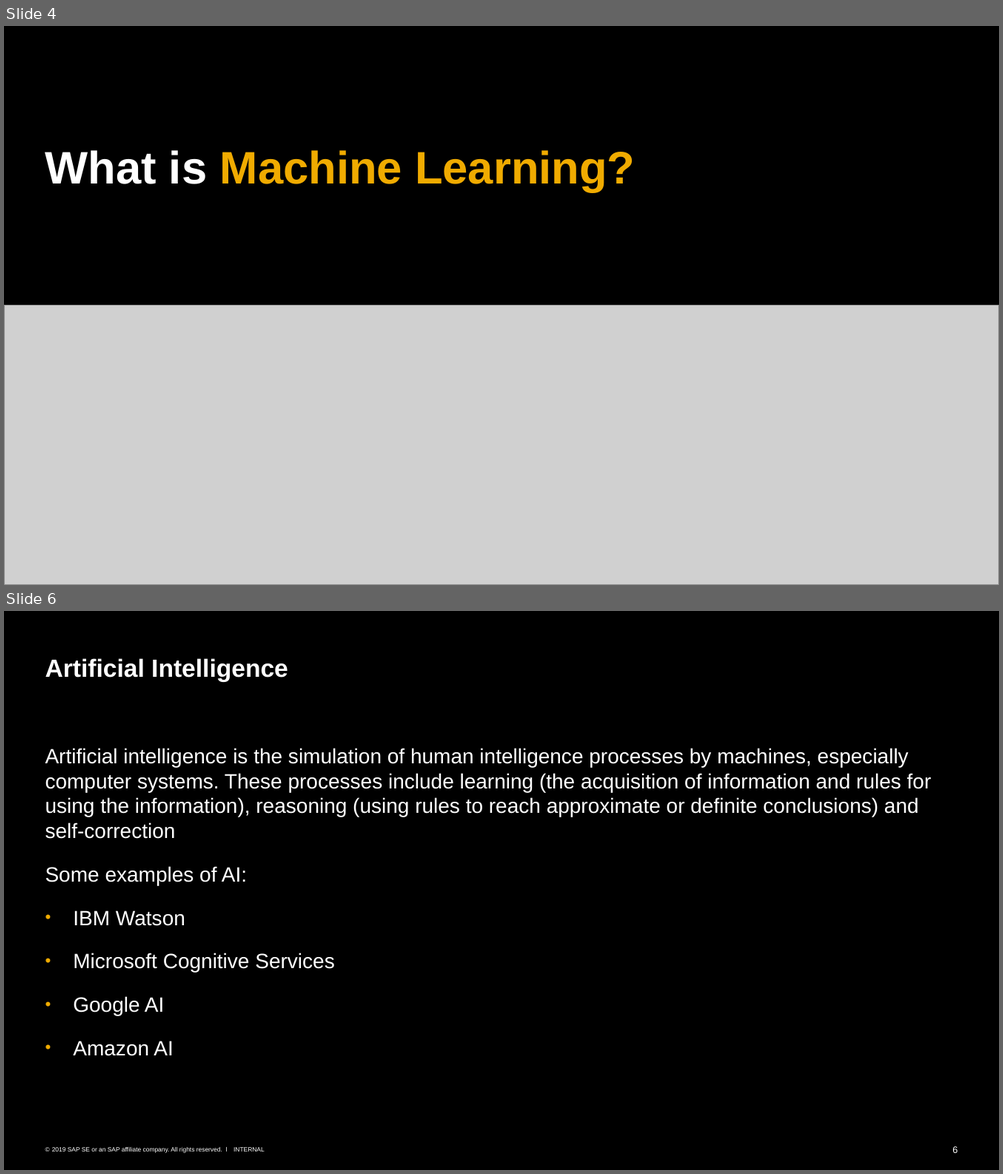
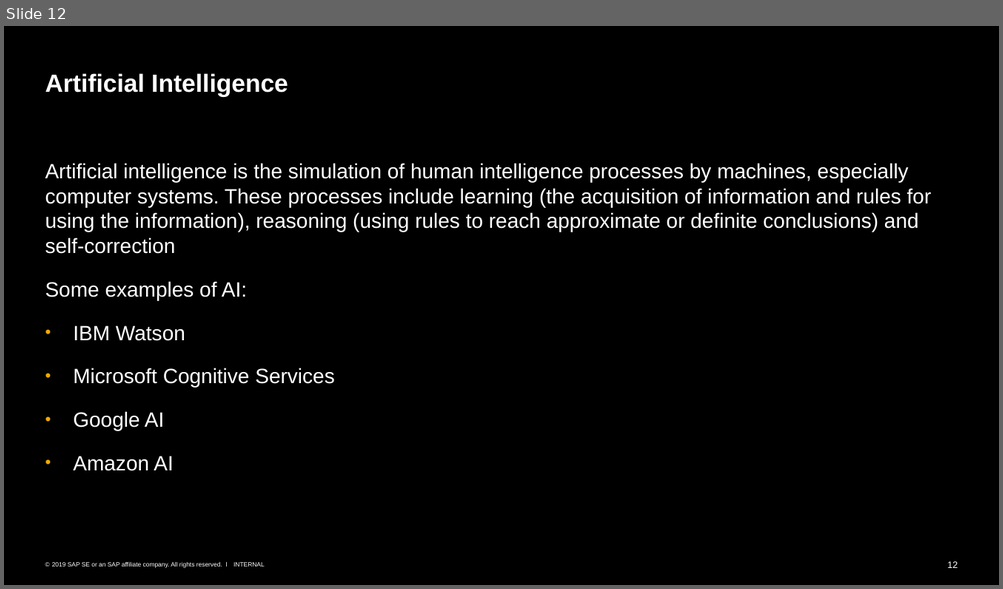
Before and after one commit to SherwinVarghese/Machine-Learning-TechknowSchool, a slide deck: Intro To ML and Data Science/Overview.pptx. Shown one above the other, each under a label of ours: slides 4 and 6 before the commit, slide 12 after it; the slides between them are not shown. The pictures are 1003x1174 and 1003x589 pixels, drawn with LibreOffice and Linux fonts; fonts in the diff are those of the drawing; grey boxes stand for pictures. Boxes give left, top, right and bottom in pixels: in the first picture for what was removed or moved away, otherwise in the second. Text is boxed around its words. In the diff, an @@ line names an element or a change of style, - is before the commit and + after.

```diff
--- a/Intro To ML and Data Science/Overview.pptx
+++ b/Intro To ML and Data Science/Overview.pptx
@@ slide 4 removed at [4,26,999,585], background #000000 @@
@@ title removed at [45,150,634,192] @@
-What is Machine Learning?
@@ picture removed at [4,306,999,585] @@
@@ what was slide 6 is now slide 12 @@
@@ page number at [947,562,957,568]: text changed @@
-6
+12
```
Also in this commit, not shown: 10 slides changed, 3 slides added, 2 other slides removed.
